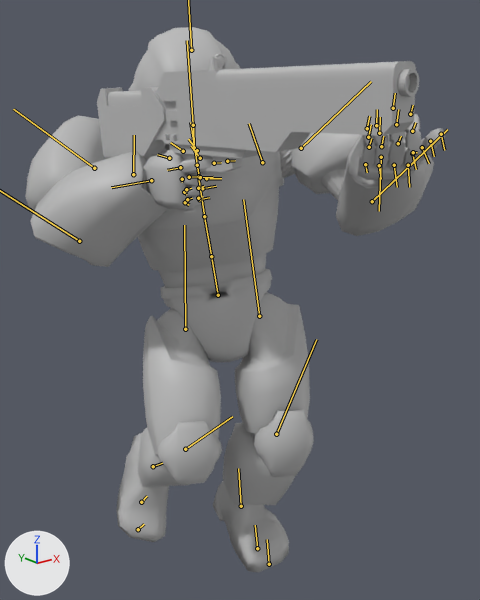
The FBX model Assets/Robot_Soldier/Robot/Animations/WalkingAim.fbx: old version first, new version second.
Camera for both pictures: a camera (50 mm lens) standing at (-1.264, -2.404, 1.605) and looking at (-0.038, -0.872, 0.992). The lights are fixed; the arrows at lower left show +X, +Y and +Z. Both versions are drawn at frame 21 of the action 'mixamo.com'; the numbers are the values there. The bones that bend it are drawn over the model as lines.

Objects in the first picture: 'Robot_Soldier_Arms1', 'Robot_Soldier_Arms2', 'Robot_Soldier_Body', 'Robot_Soldier_Feet', 'Robot_Soldier_Head', 'Robot_Soldier_Legs2', 'Robot_Soldier_Rifle'.
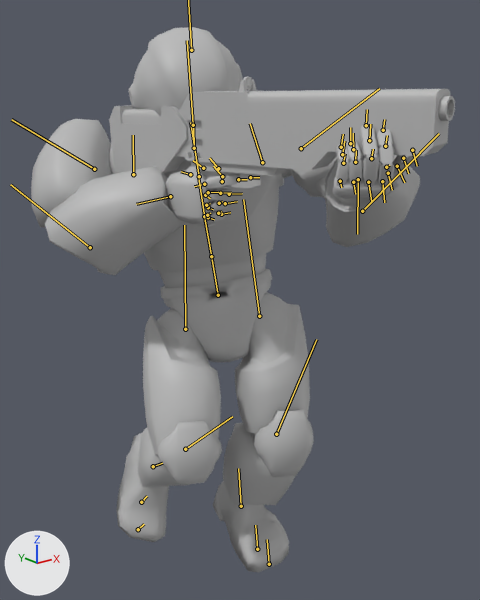
The change, as a diff of the scene's bpy script:
```diff
--- a/Assets/Robot_Soldier/Robot/Animations/WalkingAim.fbx.py
+++ b/Assets/Robot_Soldier/Robot/Animations/WalkingAim.fbx.py
@@ bone_leftshoulder @@
 bone_leftshoulder = bpy.data.objects['ROBOT_SOLDIER_RIG'].pose.bones['LeftShoulder']  # child of 'Spine2'
-bone_leftshoulder.rotation_quaternion = (0.996, -0.019, -0.079, -0.044)  # degrees (-2, -9, -5)
+bone_leftshoulder.rotation_quaternion = (0.995, -0.018, -0.079, -0.057)  # degrees (-2, -9, -6)
@@ bone_leftarm @@
 bone_leftarm = bpy.data.objects['ROBOT_SOLDIER_RIG'].pose.bones['LeftArm']  # child of 'LeftShoulder'
-bone_leftarm.rotation_quaternion = (0.899, -0.326, -0.289, -0.047)  # degrees (-42, -33, 7)
+bone_leftarm.rotation_quaternion = (0.895, -0.304, -0.313, -0.092)  # degrees (-38, -38, 2)
@@ bone_leftforearm @@
 bone_leftforearm = bpy.data.objects['ROBOT_SOLDIER_RIG'].pose.bones['LeftForeArm']  # child of 'LeftArm'
-bone_leftforearm.rotation_quaternion = (0.793, 0.015, -0.608, 0.019)  # degrees (0, -75, 3)
+bone_leftforearm.rotation_quaternion = (0.793, 0.091, -0.602, 0.019)  # degrees (25, -73, -16)
@@ bone_lefthand @@
 bone_lefthand = bpy.data.objects['ROBOT_SOLDIER_RIG'].pose.bones['LeftHand']  # child of 'LeftForeArm'
-bone_lefthand.rotation_quaternion = (-0.344, 0.918, -0.088, -0.176)  # degrees (-139, 23, -2)
+bone_lefthand.rotation_quaternion = (-0.348, 0.921, 0.026, -0.172)  # degrees (-137, 17, 10)
@@ bone_rightshoulder @@
 bone_rightshoulder = bpy.data.objects['ROBOT_SOLDIER_RIG'].pose.bones['RightShoulder']  # child of 'Spine2'
-bone_rightshoulder.rotation_quaternion = (0.997, -0.01, 0.052, 0.057)  # degrees (-1, 6, 6)
+bone_rightshoulder.rotation_quaternion = (0.996, -0.01, 0.052, 0.069)  # degrees (-1, 6, 8)
@@ bone_rightarm @@
 bone_rightarm = bpy.data.objects['ROBOT_SOLDIER_RIG'].pose.bones['RightArm']  # child of 'RightShoulder'
-bone_rightarm.rotation_quaternion = (0.808, 0.13, 0.566, 0.097)  # degrees (45, 63, 42)
+bone_rightarm.rotation_quaternion = (0.802, 0.172, 0.555, 0.138)  # degrees (53, 57, 50)
@@ bone_rightforearm @@
 bone_rightforearm = bpy.data.objects['ROBOT_SOLDIER_RIG'].pose.bones['RightForeArm']  # child of 'RightArm'
-bone_rightforearm.rotation_quaternion = (0.634, 0.019, 0.773, -0.015)  # degrees (0, 101, -3)
+bone_rightforearm.rotation_quaternion = (0.634, 0.115, 0.765, -0.015)  # degrees (-32, 103, -43)
@@ bone_righthand @@
 bone_righthand = bpy.data.objects['ROBOT_SOLDIER_RIG'].pose.bones['RightHand']  # child of 'RightForeArm'
-bone_righthand.rotation_quaternion = (0.832, -0.402, -0.31, -0.225)  # degrees (-47, -44, -10)
+bone_righthand.rotation_quaternion = (0.833, -0.435, -0.26, -0.223)  # degrees (-51, -39, -11)
```

Location of each change, [x1, y1, x2, y2] in pixels of the pictures (480 x 600 px):
'Robot_Soldier_Rifle', posed (7% wider): before [97, 54, 419, 213]; after [109, 76, 455, 228]
'Robot_Soldier_Arms2', posed: before [25, 115, 434, 267]; after [31, 119, 420, 275]
'Robot_Soldier_Arms1', posed: before [142, 114, 446, 209]; after [163, 124, 415, 224]
bone 'LeftShoulder', root to tip: before (262, 162) to (249, 123); after (262, 162) to (250, 123)
bone 'LeftArm', root to tip: before (301, 148) to (371, 81); after (301, 148) to (379, 88)
bone 'LeftForeArm', root to tip: before (372, 201) to (447, 129); after (362, 211) to (439, 133)
bone 'LeftHand', root to tip: before (381, 157) to (379, 211); after (358, 179) to (357, 234)
bone 'RightShoulder', root to tip: before (133, 174) to (134, 135); after (133, 174) to (133, 135)
bone 'RightArm', root to tip: before (94, 168) to (13, 109); after (94, 169) to (11, 119)
bone 'RightHand', root to tip: before (151, 180) to (111, 187); after (170, 196) to (136, 204)
